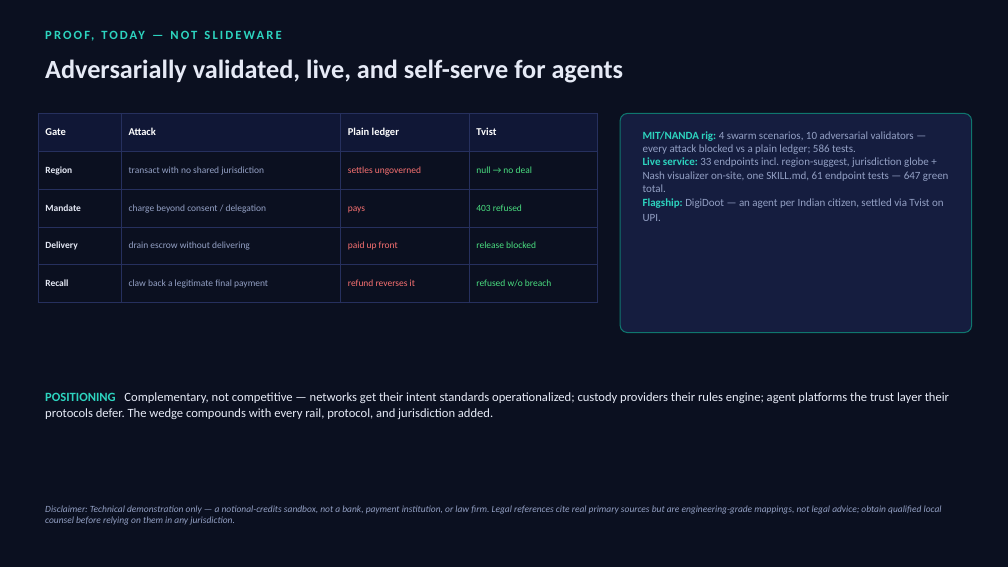
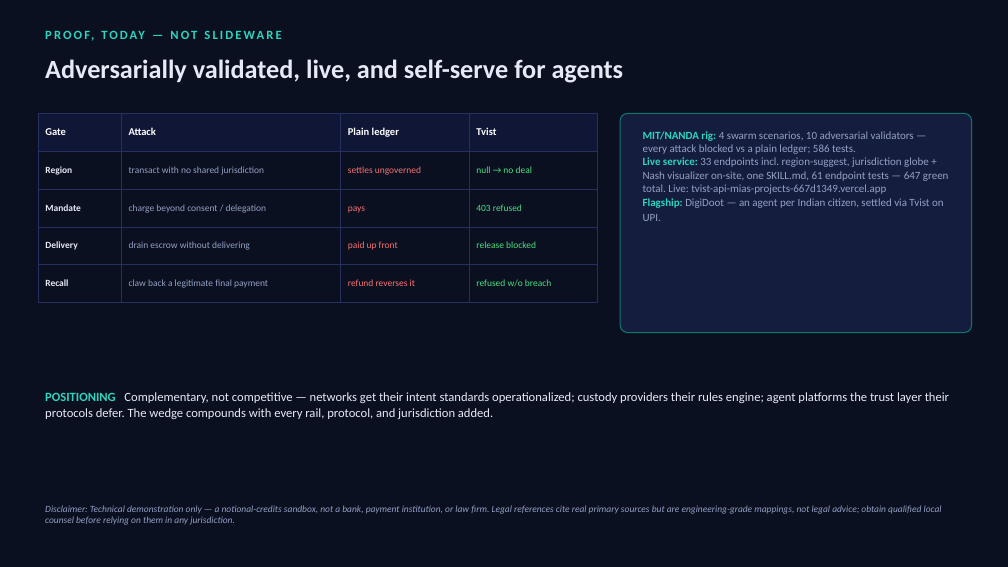
Before and after one commit to superheroin888/nandatown, a slide deck: slide 6 of docs/tvist/Tvist-Executive-Summary.pptx. Drawn at 1008x567 pixels with LibreOffice and Linux fonts; fonts in the diff are those of the drawing. Boxes give left, top, right and bottom in pixels: in the first picture for what was removed or moved away, otherwise in the second. Text is boxed around its words. In the diff, an @@ line names an element or a change of style, - is before the commit and + after.

Commit message:
artifacts: rebrand to tvist.api, add live URL, regenerate PDFs
- Brief + summary PDFs regenerated from new committed generators
  (tools/make_brief_pdf.py, make_summary_pdf.py — the old scratchpad
  generators were lost): tvist.api brand, current verified figures
  (33 endpoints, 61/586/647 tests, 41/41 live sweep), live Vercel URL,
  sources, disclaimer.
- DOCX + PPTX patched in place (XML text runs): brand .ai -> .api and
  the live URL added to the overview/proof slides and before the DOCX
  disclaimer; well-formedness verified.
- EXECUTIVE-SUMMARY.md: same rebrand + live link.

```diff
--- a/docs/tvist/Tvist-Executive-Summary.pptx
+++ b/docs/tvist/Tvist-Executive-Summary.pptx
@@ text at (x1=643, y1=131, x2=949, y2=221): text changed @@
-MIT/NANDA rig: 4 swarm scenarios, 10 adversarial validators — every attack blocked vs a plain ledger; 586 tests.
-Live service: 33 endpoints incl. region-suggest, jurisdiction globe + Nash visualizer on-site, one SKILL.md, 61 endpoint tests — 647 green total.
-Flagship: DigiDoot — an agent per Indian citizen, settled via Tvist on UPI.
+MIT/NANDA rig: 4 swarm scenarios, 10 adversarial validators — every attack blocked vs a plain ledger; 586 tests.
+Live service: 33 endpoints incl. region-suggest, jurisdiction globe + Nash visualizer on-site, one SKILL.md, 61 endpoint tests — 647 green total. Live: tvist-api-mias-projects-667d1349.vercel.app
+Flagship: DigiDoot — an agent per Indian citizen, settled via Tvist on UPI.
```
Also in this commit, not shown: 1 other slide changed, 10 other files.
